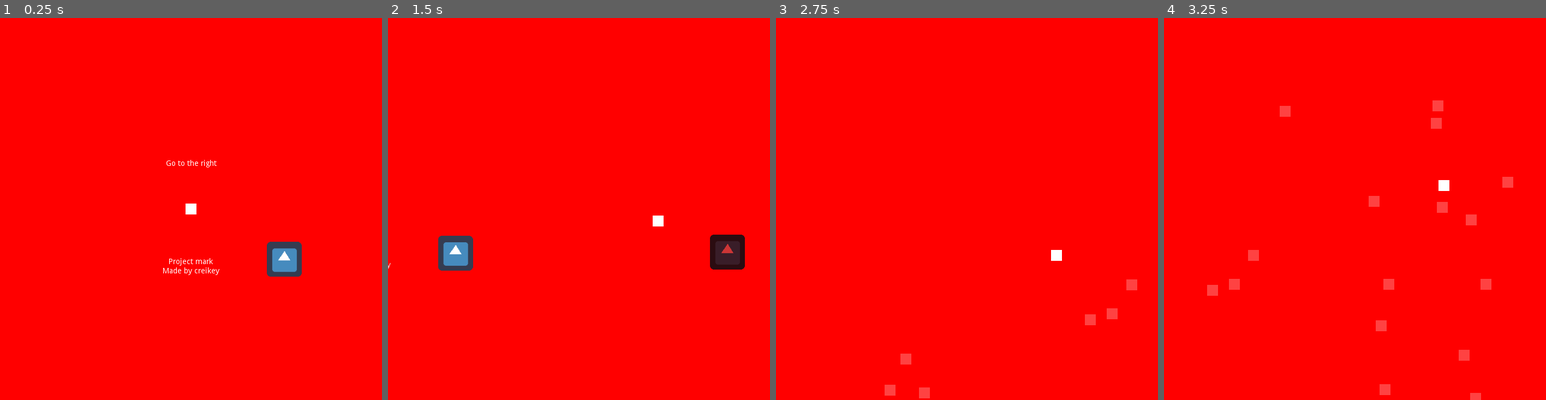
Above: before the commit, frames 1-4 (left to right).
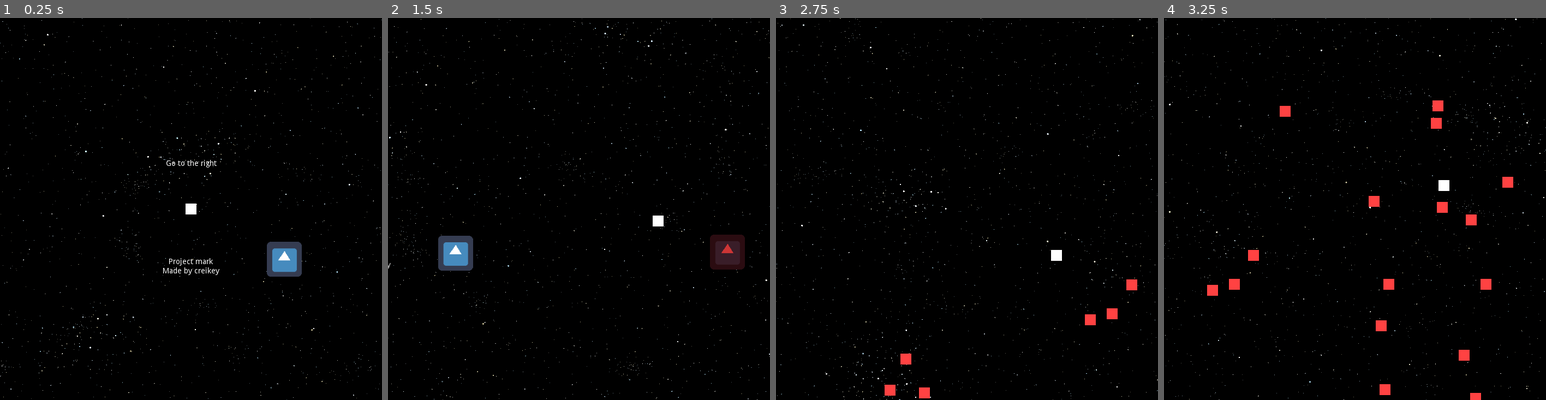
Above: after the commit, the same moments.

Repository: lajollagamesclub/project-mark
Game: Godot game, scene res://Main.tscn
Two runs of this game, one before a commit and one after it. Both use one fixed random seed, a clock stepped at 60 frames per second and the inputs below. The engine's default icon, where the game draws it, is replaced by a stand-in: a white triangle on a blue panel in a dark square.
Inputs:
- Up to frame 1 (0.25 s): no input
- Up to frame 2 (1.5 s): tap Enter at 0.5 s; hold D (g_right) 0.53-1.28 s; hold S (g_down) from 1.28 s (still down)
- Up to frame 3 (2.75 s): release S (g_down) at 2.03 s; hold D (g_right) from 2.03 s (still down)
- Up to frame 4 (3.25 s): release D (g_right) at 2.78 s; hold W (g_up) from 2.78 s (still down)

The runs differ from the first frame. In frame 1, 99% of the frame differs, in the area x 0-100%, y 0-100%; in frame 2, 98%; in frame 3, 99%; in frame 4, 99%.

Commit message:
Perfect starry shader and parallax

Diff:
--- a/src/Main.tscn
+++ b/src/Main.tscn
@@ -1,27 +1,41 @@
-[gd_scene load_steps=5 format=2]
+[gd_scene load_steps=7 format=2]
 
 [ext_resource path="res://StarryBackground.tscn" type="PackedScene" id=1]
-[ext_resource path="res://icon.png" type="Texture" id=2]
-[ext_resource path="res://Player.tscn" type="PackedScene" id=3]
-[ext_resource path="res://EnemySpawner.gd" type="Script" id=4]
+[ext_resource path="res://StarryBackground.shader" type="Shader" id=2]
+[ext_resource path="res://icon.png" type="Texture" id=3]
+[ext_resource path="res://Player.tscn" type="PackedScene" id=4]
+[ext_resource path="res://EnemySpawner.gd" type="Script" id=5]
+
+[sub_resource type="ShaderMaterial" id=1]
+shader = ExtResource( 2 )
+shader_param/global_transform = Transform2D( 1, 0, 0, 1, 0, 0 )
+shader_param/offset = Vector2( 800, 300 )
+shader_param/relative_motion = 3.1
+shader_param/star_size = 2.7
 
 [node name="Main" type="Node2D"]
 
 [node name="StarryBackground" parent="." instance=ExtResource( 1 )]
 
+[node name="StarryBackground2" parent="." instance=ExtResource( 1 )]
+material = SubResource( 1 )
+relative_motion = 3.1
+parallax_scale = 0.5
+offset = Vector2( 800, 300 )
+
 [node name="Icon" type="Sprite" parent="."]
 position = Vector2( 170.896, 92.2284 )
-texture = ExtResource( 2 )
+texture = ExtResource( 3 )
 
 [node name="BadIcon" type="Sprite" parent="."]
 modulate = Color( 0.803922, 0.211765, 0.211765, 1 )
 position = Vector2( 669.179, 90.1779 )
-texture = ExtResource( 2 )
+texture = ExtResource( 3 )
 
-[node name="Player" parent="." instance=ExtResource( 3 )]
+[node name="Player" parent="." instance=ExtResource( 4 )]
 
 [node name="EnemySpawner" type="Node2D" parent="."]
-script = ExtResource( 4 )
+script = ExtResource( 5 )
 show_spawn_visually = false
 safe_radius = 800.0
 camera_view_radius = 750.0
--- a/src/StarryBackground.gd
+++ b/src/StarryBackground.gd
@@ -2,6 +2,9 @@
 extends Node2D
 
 export (NodePath) var player_path
+export var relative_motion: float = 1.0 setget set_relative_motion
+export var parallax_scale: float = 1.0
+export var offset: Vector2 = Vector2() setget set_offset
 
 onready var player_node = get_node(player_path)
 
@@ -11,9 +14,20 @@
 func _process(delta):
 	if !Engine.editor_hint:
 		global_transform.origin = -get_viewport().canvas_transform.origin
-	material.set_shader_param("global_transform", get_global_transform())
+
+	var out_transform: Transform2D = global_transform
+	out_transform.origin *= parallax_scale
+	material.set_shader_param("global_transform", out_transform)
 
 func _draw():
 	var width = ProjectSettings.get_setting("display/window/size/width")
 	var height = ProjectSettings.get_setting("display/window/size/height")
 	draw_rect(Rect2(Vector2(), Vector2(width, height)), Color(1,0,0))
+
+func set_relative_motion(new_relative_motion):
+	relative_motion = new_relative_motion
+	material.set_shader_param("relative_motion", relative_motion)
+
+func set_offset(new_offset):
+	offset = new_offset
+	material.set_shader_param("offset", offset)
--- /dev/null
+++ b/src/StarryBackground.shader
@@ -0,0 +1,111 @@
+shader_type canvas_item;
+
+
+uniform mat4 global_transform;
+uniform vec2 offset = vec2(0.0);
+uniform float relative_motion = 1.0;
+uniform float star_size = 1.0;
+
+// Dave Hoskins hash functions
+vec4 hash42(vec2 p)
+{
+	vec4 p4 = fract(vec4(p, p) * vec4(.1031, .1030, .0973, .1099));
+    p4 += dot(p4, p4.wzxy+19.19);
+    return fract((p4.xxyz+p4.yzzw)*p4.zywx) - 0.5;
+}
+
+vec2 hash22(vec2 p)
+{
+	vec3 p3 = fract(vec3(p.xy, p.x) * vec3(443.897, 441.423, 437.195));
+    p3 += dot(p3, p3.yzx+19.19);
+    return -1.0+2.0*fract((p3.xx+p3.yz)*p3.zy);
+}
+
+// IQ's Gradient Noise
+float Gradient2D( in vec2 p )
+{
+    vec2 i = floor( p );
+    vec2 f = fract( p );
+	vec2 u = f*f*(3.0-2.0*f);
+
+    return mix( mix( dot( hash22( i + vec2(0.0,0.0) ), f - vec2(0.0,0.0) ),
+                     dot( hash22( i + vec2(1.0,0.0) ), f - vec2(1.0,0.0) ), u.x),
+                mix( dot( hash22( i + vec2(0.0,1.0) ), f - vec2(0.0,1.0) ),
+                     dot( hash22( i + vec2(1.0,1.0) ), f - vec2(1.0,1.0) ), u.x), u.y);
+}
+
+vec3 StarFieldLayer(vec2 p, float du, float count, float brightness, float size)
+{
+	vec3 hot  = vec3(181.0, 236.0, 255.0)/255.0;
+	vec3 cold = vec3(255.0, 244.0, 189.0)/255.0;
+
+	size *= star_size;
+
+    // Tiling:
+    vec2 pi;
+    du *= count;    p *= count;
+    pi  = floor(p); p  = fract(p)-0.5;
+
+    // Randomize position, brightness and spectrum:
+    vec4 h = hash42(pi);
+
+    // Resolution independent radius:
+    float s = brightness*(0.7+0.6*h.z)*smoothstep(0.8*du, -0.2*du, length(p+0.9*h.xy) - size*du);
+
+    return s*mix(mix(vec3(1.), cold, min(1.,-2.*h.w)), hot, max(0.,2.*h.w));
+}
+
+vec3 StarField(vec2 p, float du)
+{
+    vec3 c;
+    c  = StarFieldLayer(p, du, 25.0, 0.18, 0.5);
+    c += StarFieldLayer(p, du, 15.0, 0.25, 0.5);
+    c += StarFieldLayer(p, du, 12.0, 0.50, 0.5);
+    c += StarFieldLayer(p, du,  5.0, 1.00, 0.5);
+    c += StarFieldLayer(p, du,  3.0, 1.00, 0.9);
+
+    // Cluster:
+    float s = 3.5*(max(0.2, Gradient2D(2.0*p*vec2(1.2,1.9)))-0.2)/(1.0-0.2);
+    c += s*StarFieldLayer(p, du, 160.0, 0.10, 0.5);
+    c += s*StarFieldLayer(p, du,  80.0, 0.15, 0.5);
+    c += s*StarFieldLayer(p, du,  40.0, 0.25, 0.5);
+    c += s*StarFieldLayer(p, du,  30.0, 0.50, 0.5);
+    c += s*StarFieldLayer(p, du,  20.0, 1.00, 0.5);
+    c += s*StarFieldLayer(p, du,  10.0, 1.00, 0.9);
+
+    c *= 1.3;
+
+    // Resolution independent brightness:
+    float f = 1.0 / sqrt(660.0*du);
+
+    return f*min(c, 1.0);
+}
+
+varying vec2 world_pos;
+varying vec2 vert;
+void vertex() {
+	vert = VERTEX;
+	world_pos = (global_transform * vec4(VERTEX, 0.0, 1.0)).xy;
+}
+
+void fragment() {
+	vec4 stars = vec4(StarField(((world_pos.xy*relative_motion)+offset)/700.0, 0.0008), 1.0);
+	if( (stars.r + stars.g + stars.b)/3.0 <= 0.3 ) {
+		COLOR = vec4(0.0);
+	} else {
+		COLOR = stars;
+	}
+//	COLOR = vec4(0, FRAGCOORD.x/1000.0, 0, 1);
+//	COLOR = vec4(0, vert.x/1000.0, 0, 1);
+//	COLOR = vec4(0, world_pos.x/1000.0, 0, 1);
+//	float noise = snoise(FRAGCOORD.xy/10.0);
+//	float noise = snoise(world_pos.xy/10.0);
+//	float noise = star(world_pos.xy);
+//	if(noise > 0.9) {
+//		COLOR = vec4(1, 1, 1, 1);
+//	} else {
+//		COLOR = vec4(0, 0.0, 0, 0);
+//	}
+//	COLOR = vec4(vec3(noise), 1.0);
+//	COLOR = vec4(1, 0, 0, 1.0);
+}
--- a/src/StarryBackground.tscn
+++ b/src/StarryBackground.tscn
@@ -1,122 +1,15 @@
 [gd_scene load_steps=4 format=2]
 
-[ext_resource path="res://StarryBackground.gd" type="Script" id=1]
-
-[sub_resource type="Shader" id=1]
-code = "shader_type canvas_item;
-
-
-uniform mat4 global_transform;
-
-//vec3 moddy(vec3 x) {
-//  return x - floor(x * (1.0 / 289.0)) * 289.0;
-//}
-
-//vec2 moddy(vec2 x) {
-//  return x - floor(x * (1.0 / 289.0)) * 289.0;
-//}
-
-//vec2 moddy(vec2 x) {
-//	return x - floor(x * (1.0 / 289.0)) * 289.0;
-//}
-
-vec3 moddy(vec3 x) {
-	return x - floor(x * (1.0 / 289.0)) * 289.0;
-}
-
-vec2 moddy(vec2 x) {
-	return x - floor(x * (1.0 / 289.0)) * 289.0;
-}
-
-vec2 mod289(vec2 x) {
-	return x - floor(x * (1.0 / 289.0)) * 289.0;
-}
-
-vec3 mod289(vec3 x) {
-  return x - floor(x * (1.0 / 289.0)) * 289.0;
-}
-
-vec3 permute(vec3 x) {
-  return moddy(((x*34.0)+1.0)*x);
-}
-
-float snoise(vec2 v)
-  {
-  vec4 C = vec4(0.211324865405187,  // (3.0-sqrt(3.0))/6.0
-                      0.366025403784439,  // 0.5*(sqrt(3.0)-1.0)
-                     -0.577350269189626,  // -1.0 + 2.0 * C.x
-                      0.024390243902439); // 1.0 / 41.0
-// First corner
-  vec2 i  = floor(v + dot(v, C.yy) );
-  vec2 x0 = v -   i + dot(i, C.xx);
-
-// Other corners
-  vec2 i1;
-  //i1.x = step( x0.y, x0.x ); // x0.x > x0.y ? 1.0 : 0.0
-  //i1.y = 1.0 - i1.x;
-  i1 = (x0.x > x0.y) ? vec2(1.0, 0.0) : vec2(0.0, 1.0);
-  // x0 = x0 - 0.0 + 0.0 * C.xx ;
-  // x1 = x0 - i1 + 1.0 * C.xx ;
-  // x2 = x0 - 1.0 + 2.0 * C.xx ;
-  vec4 x12 = vec4(x0.xy, x0.xy) + C.xxzz;
-  x12.xy -= i1;
-
-// Permutations
-  i = mod289(i);
-//  i = moddy(i); // Avoid truncation effects in permutation
-
-  vec3 p = permute( permute( i.y + vec3(0.0, i1.y, 1.0 ))
-		+ i.x + vec3(0.0, i1.x, 1.0 ));
-
-  vec3 m = max(0.5 - vec3(dot(x0,x0), dot(x12.xy,x12.xy), dot(x12.zw,x12.zw)), 0.0);
-  m = m*m ;
-  m = m*m ;
-
-// Gradients: 41 points uniformly over a line, mapped onto a diamond.
-// The ring size 17*17 = 289 is close to a multiple of 41 (41*7 = 287)
-
-  vec3 x = 2.0 * fract(p * C.www) - 1.0;
-  vec3 h = abs(x) - 0.5;
-  vec3 ox = floor(x + 0.5);
-  vec3 a0 = x - ox;
-
-// Normalise gradients implicitly by scaling m
-// Approximation of: m *= inversesqrt( a0*a0 + h*h );
-  m *= 1.79284291400159 - 0.85373472095314 * ( a0*a0 + h*h );
-
-// Compute final noise value at P
-  vec3 g;
-  g.x  = a0.x  * x0.x  + h.x  * x0.y;
-  g.yz = a0.yz * x12.xz + h.yz * x12.yw;
-  return 130.0 * dot(m, g);
-}
-
-varying vec2 world_pos;
-varying vec2 vert;
-void vertex() {
-	vert = VERTEX;
-	world_pos = (global_transform * vec4(VERTEX, 0.0, 1.0)).xy;
-}
-
-void fragment() {
-//	COLOR = vec4(0, FRAGCOORD.x/1000.0, 0, 1);
-//	COLOR = vec4(0, vert.x/1000.0, 0, 1);
-//	COLOR = vec4(0, world_pos.x/1000.0, 0, 1);
-//	float noise = snoise(FRAGCOORD.xy/10.0);
-	float noise = snoise(world_pos.xy/10.0);
-	if(noise > 0.9) {
-		COLOR = vec4(1, 1, 1, 1);
-	} else {
-		COLOR = vec4(0, 0.0, 0, 0);
-	}
-//	COLOR = vec4(vec3(noise), 1.0);
-//	COLOR = vec4(1, 0, 0, 1.0);
-}"
+[ext_resource path="res://StarryBackground.shader" type="Shader" id=1]
+[ext_resource path="res://StarryBackground.gd" type="Script" id=2]
 
 [sub_resource type="ShaderMaterial" id=2]
-shader = SubResource( 1 )
+shader = ExtResource( 1 )
 shader_param/global_transform = Transform2D( 1, 0, 0, 1, 0, 0 )
+shader_param/offset = Vector2( 0, 0 )
+shader_param/relative_motion = 1.0
+shader_param/star_size = 2.7
 
 [node name="StarryBackground" type="Node2D"]
 material = SubResource( 2 )
-script = ExtResource( 1 )
+script = ExtResource( 2 )
--- a/src/project.godot
+++ b/src/project.godot
@@ -55,5 +55,5 @@
 
 [rendering]
 
-environment/default_clear_color=Color( 0.180392, 0.180392, 0.180392, 1 )
+environment/default_clear_color=Color( 0, 0, 0, 1 )
 environment/default_environment="res://default_env.tres"
